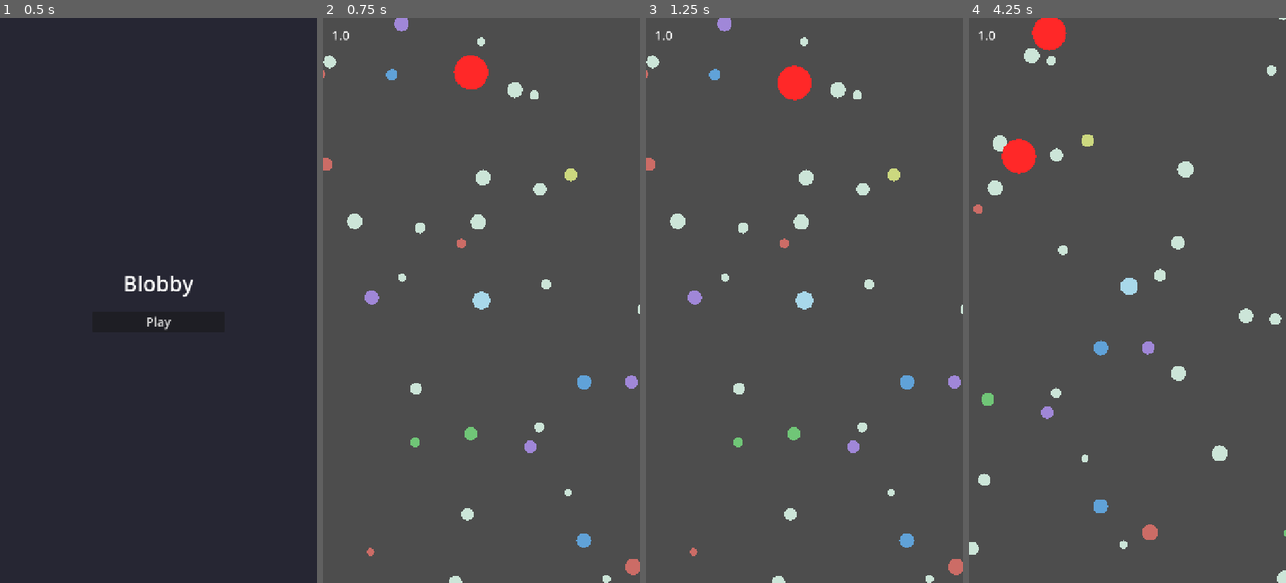
Above: before the commit, frames 1-4 (left to right).
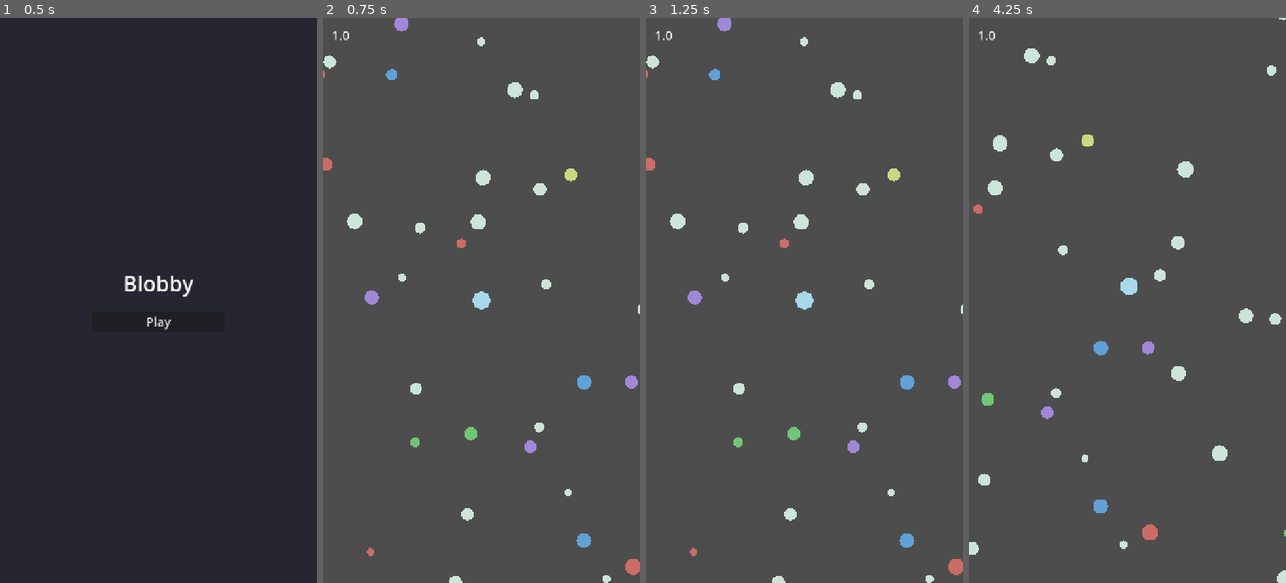
Above: after the commit, the same moments.

Repository: seanmcn/blobby
Game: Godot game, scene res://scenes/main.tscn
Two runs of this game, one before a commit and one after it. Both use one fixed random seed, a clock stepped at 60 frames per second and the inputs below.
Inputs (mouse positions are in pixels of both pictures, inside the frame that each line leads up to):
- Up to frame 1 (0.5 s): no input
- Up to frame 2 (0.75 s): click "Play" at 0.5 s
- Up to frame 3 (1.25 s): no input
- Up to frame 4 (4.25 s): move the mouse to (1197, 272) at 1.27 s; hold D (move_right) 1.28-2.03 s; move the mouse to (1064, 328) at 2.02 s; hold S (move_down) 2.03-2.78 s; move the mouse to (1159, 176) at 2.77 s; hold D (move_right) 2.78-3.53 s; move the mouse to (1111, 413) at 3.52 s; hold W (move_up) from 3.53 s (still down)

Frame 1 is identical in both runs. In frame 2, 0.5% of the frame differs, in the area x 41-53%, y 6-13%; in frame 3, 0.5%; in frame 4, 1.0%, in the area x 10-31%, y 0-28%.

Commit message:
Improve hunter AI with wander state, surround behavior, and separation forces
Hunters now spawn in a WANDERING state and only pursue the player when
within detection range. Pursuing hunters fan out with random approach
angle offsets and repel each other to prevent clumping. Hunters are also
gated to only spawn in offscreen chunks.

Diff:
--- a/scripts/hunter.gd
+++ b/scripts/hunter.gd
@@ -8,6 +8,24 @@
 var health: float = 1.0
 var target: Node2D = null
 
+# State machine
+enum State { WANDERING, PURSUING }
+var state: State = State.WANDERING
+
+# Wander behavior
+var wander_speed: float = 40.0
+var wander_direction: Vector2 = Vector2.ZERO
+var wander_timer: float = 0.0
+var detection_radius: float = 400.0
+
+# Surround behavior
+var approach_angle_offset: float = 0.0
+var surround_offset_strength: float = 0.4
+
+# Separation behavior
+var separation_radius: float = 80.0
+var separation_strength: float = 150.0
+
 @onready var collision_shape: CollisionShape2D = $CollisionShape2D
 @onready var sprite: Polygon2D = $Sprite2D
 
@@ -15,7 +33,15 @@
 func _ready() -> void:
 	add_to_group("hunters")
 	update_visual()
-	# Find and always target the player
+
+	# Initialize wander state
+	wander_direction = Vector2.from_angle(randf() * TAU)
+	wander_timer = randf_range(2.0, 4.0)
+
+	# Random approach angle offset for surround behavior (fixed for lifetime)
+	approach_angle_offset = randf_range(-PI, PI)
+
+	# Find the player reference (but don't pursue yet)
 	await get_tree().process_frame
 	var players = get_tree().get_nodes_in_group("player")
 	if players.size() > 0:
@@ -37,15 +63,65 @@
 
 
 func _physics_process(delta: float) -> void:
+	match state:
+		State.WANDERING:
+			_process_wandering(delta)
+		State.PURSUING:
+			_process_pursuing(delta)
+
+	move_and_slide()
+
+
+func _process_wandering(delta: float) -> void:
+	# Move slowly in wander direction
+	var desired = wander_direction * wander_speed
+	velocity = velocity.lerp(desired, steering_strength * delta)
+
+	# Count down wander timer and re-roll direction
+	wander_timer -= delta
+	if wander_timer <= 0.0:
+		wander_direction = Vector2.from_angle(randf() * TAU)
+		wander_timer = randf_range(2.0, 4.0)
+
+	# Check if player is within detection radius
 	if target and is_instance_valid(target):
-		# Always pursue the player
-		var desired = (target.global_position - global_position).normalized() * get_speed()
+		var dist = global_position.distance_to(target.global_position)
+		if dist <= detection_radius:
+			state = State.PURSUING
+
+
+func _process_pursuing(delta: float) -> void:
+	if target and is_instance_valid(target):
+		var to_player = target.global_position - global_position
+		var dist = to_player.length()
+		var pursuit_dir = to_player.normalized()
+
+		# Surround: offset the approach angle, stronger when closer
+		var max_offset_dist = detection_radius
+		var offset_weight = clampf(1.0 - (dist / max_offset_dist), 0.0, 1.0)
+		var angle_offset = approach_angle_offset * surround_offset_strength * offset_weight
+		pursuit_dir = pursuit_dir.rotated(angle_offset)
+
+		var desired = pursuit_dir * get_speed()
+
+		# Separation: push away from nearby hunters
+		var separation_force = Vector2.ZERO
+		var hunters = get_tree().get_nodes_in_group("hunters")
+		for hunter in hunters:
+			if hunter == self or not is_instance_valid(hunter):
+				continue
+			var diff = global_position - hunter.global_position
+			var hunter_dist = diff.length()
+			if hunter_dist > 0.0 and hunter_dist < separation_radius:
+				# Stronger repulsion when closer
+				var strength = (1.0 - hunter_dist / separation_radius) * separation_strength
+				separation_force += diff.normalized() * strength
+
+		desired += separation_force
+
 		velocity = velocity.lerp(desired, steering_strength * delta)
 	else:
-		# Drift slowly when no target
 		velocity = velocity.lerp(Vector2.ZERO, delta * 0.5)
-
-	move_and_slide()
 
 	# Check for collision with player
 	check_player_collision()
--- a/scripts/spawn_manager.gd
+++ b/scripts/spawn_manager.gd
@@ -48,7 +48,7 @@
 		for y in range(-spawn_radius, spawn_radius + 1):
 			var chunk = player_chunk + Vector2i(x, y)
 			if not active_chunks.has(chunk):
-				spawn_chunk(chunk, player_size, time)
+				spawn_chunk(chunk, player_size, time, player_pos)
 
 	# Despawn distant chunks
 	var chunks_to_remove: Array[Vector2i] = []
@@ -76,7 +76,15 @@
 	return max(abs(a.x - b.x), abs(a.y - b.y))
 
 
-func spawn_chunk(chunk: Vector2i, player_size: float, time: float) -> void:
+func is_chunk_visible(chunk: Vector2i, player_pos: Vector2) -> bool:
+	var chunk_origin = chunk_to_world(chunk)
+	var chunk_rect = Rect2(chunk_origin, Vector2(CHUNK_SIZE, CHUNK_SIZE))
+	var screen_size = get_viewport().get_visible_rect().size
+	var screen_rect = Rect2(player_pos - screen_size / 2.0, screen_size)
+	return chunk_rect.intersects(screen_rect)
+
+
+func spawn_chunk(chunk: Vector2i, player_size: float, time: float, player_pos: Vector2 = Vector2.ZERO) -> void:
 	# Use chunk coordinates to create deterministic seed for this chunk
 	var chunk_seed = rng.seed + chunk.x * 73856093 + chunk.y * 19349663
 	var chunk_rng = RandomNumberGenerator.new()
@@ -92,14 +100,15 @@
 		if blob:
 			spawned_nodes.append(blob)
 
-	# Spawn hunters based on time and distance from origin
-	var hunter_chance = BASE_HUNTER_CHANCE + (time * 0.001) + (chunk.length() * 0.01)
-	hunter_chance = clamp(hunter_chance, 0.0, 0.5)
+	# Spawn hunters based on time and distance from origin (only in offscreen chunks)
+	if not is_chunk_visible(chunk, player_pos):
+		var hunter_chance = BASE_HUNTER_CHANCE + (time * 0.001) + (chunk.length() * 0.01)
+		hunter_chance = clamp(hunter_chance, 0.0, 0.5)
 
-	if chunk_rng.randf() < hunter_chance:
-		var hunter = spawn_hunter(chunk_origin, chunk_rng, player_size, time)
-		if hunter:
-			spawned_nodes.append(hunter)
+		if chunk_rng.randf() < hunter_chance:
+			var hunter = spawn_hunter(chunk_origin, chunk_rng, player_size, time)
+			if hunter:
+				spawned_nodes.append(hunter)
 
 	active_chunks[chunk] = spawned_nodes
 
